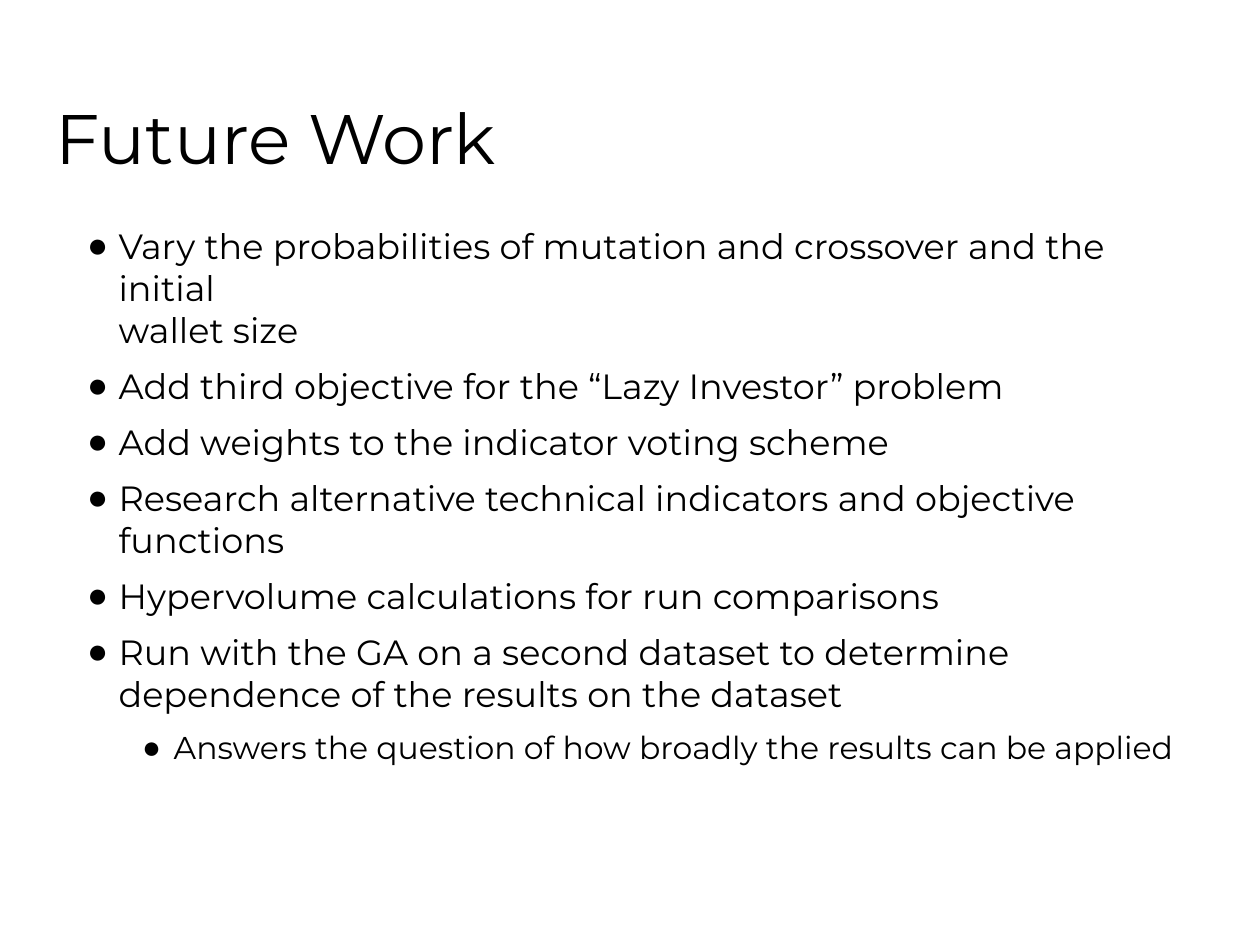
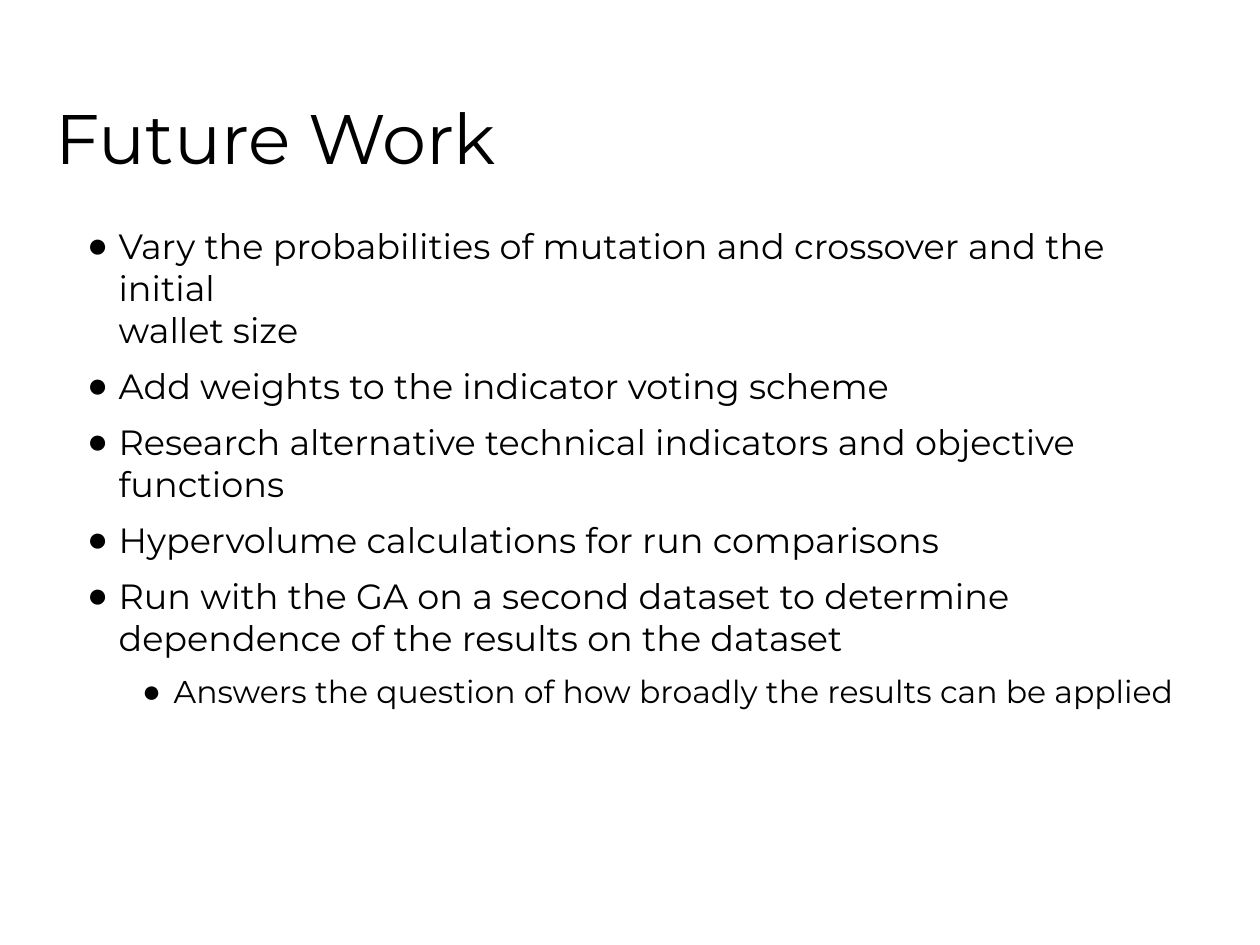
Before and after one commit to fhh23/Evolving-Stock-Market-Indicators-Using-Multi-Objective-Genetic-Algorithms, a slide deck: slide 31 of CSE848_Hormasji_Reiff_ProjectPresentation.pptx (slide 29 before the commit). Drawn at 1260x945 pixels with LibreOffice and Linux fonts; fonts in the diff are those of the drawing; background and template pictures are left out. Boxes give left, top, right and bottom in pixels: in the first picture for what was removed or moved away, otherwise in the second. Text is boxed around its words. In the diff, an @@ line names an element or a change of style, - is before the commit and + after.

```diff
--- a/CSE848_Hormasji_Reiff_ProjectPresentation.pptx
+++ b/CSE848_Hormasji_Reiff_ProjectPresentation.pptx
@@ text at <box>119,373,1004,406</box>: paragraph removed @@
-● Add third objective for the “Lazy Investor” problem
```
Also in this commit, not shown: 10 other slides changed, 3 slides added, 1 slide removed, 3 other files.
